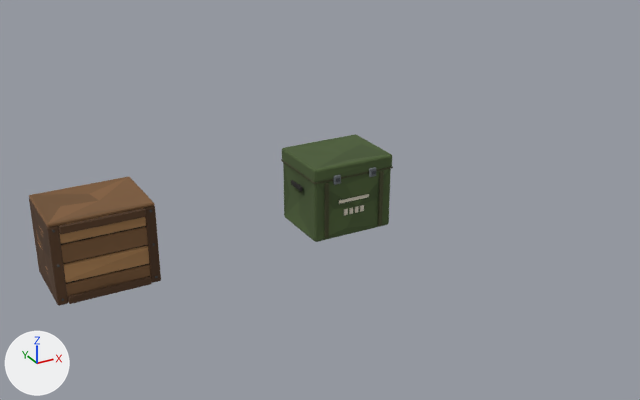
What one commit did to the Blender file models/container/crate_wood.blend.
Rendered twice from a camera (50 mm lens) standing at (-0.79, -4.67, 2.51) and looking at (1.8, 0.04, 0.16). Lighting does not change. The marker at lower left points along +X, +Y and +Z. The picture after the commit comes second.

In view in the first picture: 'crate_wood_malyy_idle', 'crate_wood_voennyy_idle'.
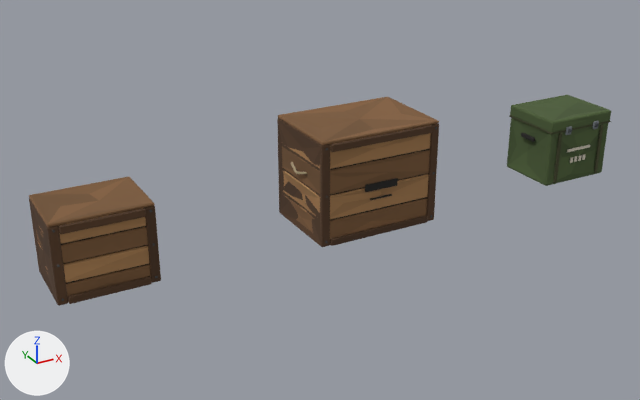
The edits, one by one:
Mesh me_crate_wood_bolshoy_idle is new.
It has 469 vertices, 563 faces and spans x -0.457..0.457, y -0.316..0.304, z 0.0..0.7.
It uses material mat_palette (picture img_palette_png).
Object 'crate_wood_voennyy_idle' (ob_crate_wood_voennyy_idle) moves from (1.902, 0.0, 0.0) to (3.816, 0.0, 0.0).
Object 'crate_wood_bolshoy_idle' (ob_crate_wood_bolshoy_idle) is new; it shows me_crate_wood_bolshoy_idle.
Its location is (2.057, 0.0, 0.0).

Boxes (x1, y1, x2, y2) around the edits, measured in the pictures (640 x 400 px):
'crate_wood_bolshoy_idle', added (brown): after (277, 97, 439, 247)
'crate_wood_voennyy_idle', moved: before (281, 134, 393, 242); after (507, 95, 611, 186)
